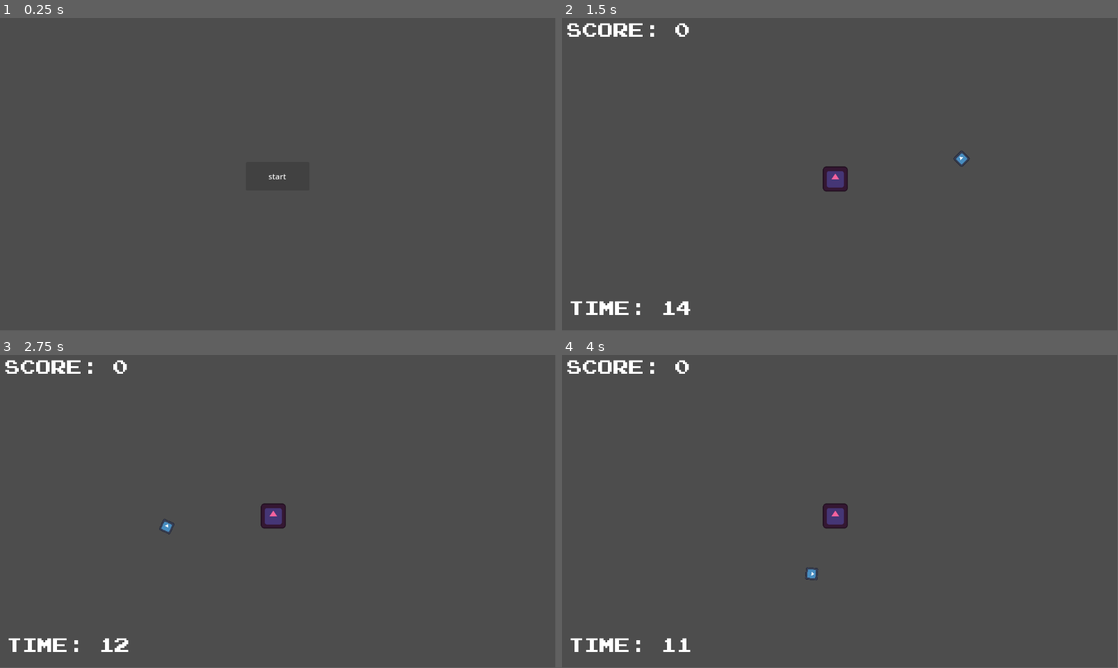
Above: before the commit, frames 1-4 (two rows, left to right).
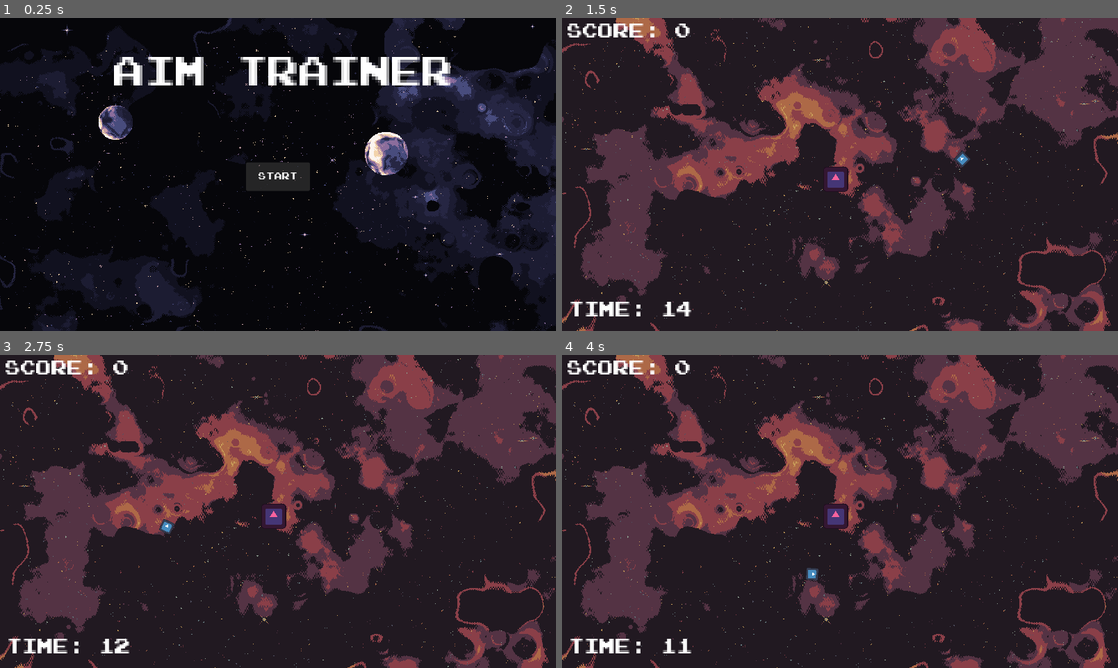
Above: after the commit, the same moments.

Repository: DarkHybrid/Aim-Trainer
Game: Godot game, scene res://init.tscn
The game is run twice, just before and just after one commit, with the same random seed, the same clock (stepped at 60 frames per second) and the same inputs. The engine's default icon, where the game draws it, is replaced by a stand-in: a white triangle on a blue panel in a dark square.
Inputs (mouse positions are in pixels of both pictures, inside the frame that each line leads up to):
- Up to frame 1 (0.25 s): no input
- Up to frame 2 (1.5 s): click "start" (after the commit: "START") at 0.5 s; tap Enter at 1.25 s; move the mouse to (962, 158) at 1.27 s; click (962, 158) at 1.35 s
- Up to frame 3 (2.75 s): tap Space at 2 s; move the mouse to (166, 527) at 2.02 s; click (166, 527) at 2.1 s
- Up to frame 4 (4 s): move the mouse to (895, 442) at 2.77 s; click (895, 442) at 2.85 s; tap Enter at 3.5 s; move the mouse to (812, 574) at 3.52 s; click (812, 574) at 3.6 s
In our replay, the window is 799x449 before the commit and 800x450 after it. These sizes can differ from the game's own. Grey fills any space a smaller window leaves; there, only what the larger window draws over its background counts as a difference.

The runs differ from the first frame. In frame 1, 99% of the frame differs, in the area x 0-100%, y 0-100%; in frame 2, 99%; in frame 3, 99%; in frame 4, 99%.

Commit message:
Major update
polish and dynamic

Diff:
--- a/endscreen.tscn
+++ b/endscreen.tscn
@@ -1,11 +1,17 @@
-[gd_scene load_steps=3 format=3 uid="uid://cd51xv5fn016i"]
+[gd_scene load_steps=5 format=3 uid="uid://cd51xv5fn016i"]
 
-[ext_resource type="Script" path="res://endscreen.gd" id="1_kfir6"]
+[ext_resource type="Script" path="res://scripts/endscreen.gd" id="1_kfir6"]
 [ext_resource type="FontFile" uid="uid://bkxy3l4hhwk1b" path="res://nintendo-nes-font.ttf" id="2_wjc35"]
+[ext_resource type="Texture2D" uid="uid://dewe1465dhat7" path="res://backgrounds/endscreen.png" id="2_xjpm5"]
+[ext_resource type="Script" path="res://scripts/Title.gd" id="4_blxhs"]
 
 [node name="endscreen" type="Node2D"]
 texture_filter = 1
 script = ExtResource("1_kfir6")
+
+[node name="bg" type="Sprite2D" parent="."]
+texture = ExtResource("2_xjpm5")
+centered = false
 
 [node name="score" type="Label" parent="."]
 texture_filter = 1
@@ -15,6 +21,7 @@
 offset_bottom = 88.0
 scale = Vector2(3.995, 3.995)
 theme_override_fonts/font = ExtResource("2_wjc35")
+script = ExtResource("4_blxhs")
 
 [node name="MainMenu" type="Button" parent="."]
 anchors_preset = 4
--- a/globals.gd
+++ /dev/null
@@ -1,6 +0,0 @@
-extends Node
-
-var shot : bool
-
-var score = 0
-var time : float
--- a/main.tscn
+++ b/main.tscn
@@ -1,8 +1,26 @@
-[gd_scene load_steps=2 format=3 uid="uid://c5vpdw2pi1lv5"]
+[gd_scene load_steps=4 format=3 uid="uid://c5vpdw2pi1lv5"]
 
 [ext_resource type="PackedScene" uid="uid://bvk6o6leaue0x" path="res://mainmenu.tscn" id="1_6274r"]
+[ext_resource type="Texture2D" uid="uid://d3q4gydka7wef" path="res://backgrounds/menu2.png" id="1_p5w8p"]
+[ext_resource type="Script" path="res://scripts/menubg.gd" id="2_vmof5"]
 
 [node name="main" type="Node2D"]
+
+[node name="bgmovement" type="Node2D" parent="."]
+
+[node name="bg1" type="Sprite2D" parent="bgmovement"]
+texture = ExtResource("1_p5w8p")
+centered = false
+hframes = 2
+script = ExtResource("2_vmof5")
+
+[node name="bg2" type="Sprite2D" parent="bgmovement"]
+position = Vector2(1152, 0)
+texture = ExtResource("1_p5w8p")
+centered = false
+hframes = 2
+frame = 1
+script = ExtResource("2_vmof5")
 
 [node name="Control" parent="." instance=ExtResource("1_6274r")]
 anchors_preset = 0
--- a/mainmenu.tscn
+++ b/mainmenu.tscn
@@ -1,6 +1,9 @@
-[gd_scene load_steps=2 format=3 uid="uid://bvk6o6leaue0x"]
+[gd_scene load_steps=5 format=3 uid="uid://bvk6o6leaue0x"]
 
 [ext_resource type="Script" path="res://scripts/Start.gd" id="1_ibl1n"]
+[ext_resource type="FontFile" uid="uid://bkxy3l4hhwk1b" path="res://nintendo-nes-font.ttf" id="2_hr2fg"]
+[ext_resource type="Script" path="res://scripts/Title.gd" id="3_ehwqy"]
+[ext_resource type="AudioStream" uid="uid://etngdjih1ijh" path="res://music/menuloop.mp3" id="4_k7kkp"]
 
 [node name="Control" type="Control"]
 layout_mode = 3
@@ -19,7 +22,24 @@
 offset_bottom = 358.0
 grow_horizontal = 2
 grow_vertical = 2
-text = "start"
+text = "START
+"
 script = ExtResource("1_ibl1n")
 
+[node name="Title" type="Label" parent="."]
+texture_filter = 1
+layout_mode = 0
+offset_left = 236.0
+offset_top = 80.0
+offset_right = 412.0
+offset_bottom = 103.0
+scale = Vector2(3.995, 3.995)
+theme_override_fonts/font = ExtResource("2_hr2fg")
+text = "AIM TRAINER"
+script = ExtResource("3_ehwqy")
+
+[node name="menumusic" type="AudioStreamPlayer" parent="."]
+stream = ExtResource("4_k7kkp")
+autoplay = true
+
 [connection signal="pressed" from="Button" to="Button" method="_on_pressed"]
--- a/project.godot
+++ b/project.godot
@@ -13,12 +13,24 @@
 config/name="Aim Traniner"
 run/main_scene="res://init.tscn"
 config/features=PackedStringArray("4.2", "Forward Plus")
+boot_splash/bg_color=Color(0, 0, 0, 1)
+boot_splash/image="res://splash.png"
 config/icon="res://icon.svg"
+boot_splash/minimum_display_time=500
 
 [autoload]
 
 Screen="*res://scripts/screen.gd"
-Globals="*res://globals.gd"
+Globals="*res://scripts/globals.gd"
+Options="*res://scripts/options.gd"
+
+[display]
+
+window/stretch/mode="canvas_items"
+
+[gui]
+
+theme/custom_font="res://nintendo-nes-font.ttf"
 
 [input]
 
@@ -27,3 +39,12 @@
 "events": [Object(InputEventMouseButton,"resource_local_to_scene":false,"resource_name":"","device":-1,"window_id":0,"a …(253 unchanged characters)…
 ]
 }
+toggle_fullscreen={
+"deadzone": 0.5,
+"events": [Object(InputEventKey,"resource_local_to_scene":false,"resource_name":"","device":-1,"window_id":0,"alt_pressed":false,"shift_pressed":false,"ctrl_pressed":false,"meta_pressed":false,"pressed":false,"keycode":0,"physical_keycode":4194335,"key_label":0,"unicode":0,"echo":false,"script":null)
+]
+}
+
+[rendering]
+
+textures/canvas_textures/default_texture_filter=0
--- /dev/null
+++ b/scripts/Title.gd
@@ -0,0 +1,12 @@
+extends Label
+@onready var globals = get_node("/root/Globals")
+
+# Called when the node enters the scene tree for the first time.
+func _ready():
+	pass # Replace with function body.
+
+
+# Called every frame. 'delta' is the elapsed time since the previous frame.
+func _process(delta):
+	position.y += sin(globals.time) / 6
+	pass
--- /dev/null
+++ b/scripts/globals.gd
@@ -0,0 +1,19 @@
+extends Node
+
+var shot : bool
+
+var score = 0
+var time : float
+
+
+const bgTextures = [preload("res://backgrounds/shootingrange1.png"), preload("res://backgrounds/shootingrange2.png"), preload("res://backgrounds/shootingrange3.png"), preload("res://backgrounds/shootingrange4.png"), preload("res://backgrounds/shootingrange5.png")]
+
+
+
+# Called when the node enters the scene tree for the first time.
+func _ready():
+	var bg = randi_range(0, bgTextures.size() - 1)
+
+
+func _physics_process(delta):
+	time +=0.05
--- /dev/null
+++ b/scripts/menubg.gd
@@ -0,0 +1,17 @@
+extends Sprite2D
+
+@export var scroll_speed = -1
+
+var scrollSpeed = scroll_speed
+
+# Called when the node enters the scene tree for the first time.
+func _ready():
+	pass # Replace with function body.
+
+
+# Called every frame. 'delta' is the elapsed time since the previous frame.
+func _process(delta):
+	position.x += scrollSpeed
+	if position.x < -1152: #1152 is screen width
+		position.x = 1150
+	pass
--- /dev/null
+++ b/scripts/options.gd
@@ -0,0 +1,5 @@
+extends Node
+var config = ConfigFile.new()
+
+func _ready():
+	config.set_value("options", "spinning_cursor", false)
--- a/scripts/screen.gd
+++ b/scripts/screen.gd
@@ -2,3 +2,11 @@
 
 var screen_width = 1152
 var screen_height = 648
+
+
+func _physics_process(delta):
+	if Input.is_action_just_pressed("toggle_fullscreen"):
+		if DisplayServer.window_get_mode() == DisplayServer.WINDOW_MODE_FULLSCREEN:
+			DisplayServer.window_set_mode(DisplayServer.WINDOW_MODE_WINDOWED)
+		else:
+			DisplayServer.window_set_mode(DisplayServer.WINDOW_MODE_FULLSCREEN)
--- /dev/null
+++ b/scripts/shooting_range.gd
@@ -0,0 +1,21 @@
+extends Node2D
+
+@onready var globals = get_node("/root/Globals")
+
+# Called when the node enters the scene tree for the first time.
+func _ready():
+	globals.score = 0
+	pass # Replace with function body.
+
+
+# Called every frame. 'delta' is the elapsed time since the previous frame.
+func _process(delta):
+	queue_redraw()
+	pass
+
+
+func _on_timer_timeout():
+	get_tree().change_scene_to_file("res://endscreen.tscn")
+
+func _draw():
+	draw_line($cursor.position, $target.position, Color.RED)
--- /dev/null
+++ b/scripts/shootingrangeBG.gd
@@ -0,0 +1,15 @@
+extends Sprite2D
+
+const bgTextures = [preload("res://backgrounds/shootingrange1.png"), preload("res://backgrounds/shootingrange2.png"), preload("res://backgrounds/shootingrange3.png"), preload("res://backgrounds/shootingrange4.png"), preload("res://backgrounds/shootingrange5.png")]
+
+
+
+# Called when the node enters the scene tree for the first time.
+func _ready():
+	var bg = randi_range(0, bgTextures.size() - 1)
+	texture = bgTextures[bg]
+	pass
+
+# Called every frame. 'delta' is the elapsed time since the previous frame.
+func _process(delta):
+	pass
--- a/shooting_range.gd
+++ /dev/null
@@ -1,18 +0,0 @@
-extends Node2D
-
-@onready var globals = get_node("/root/Globals")
-
-# Called when the node enters the scene tree for the first time.
-func _ready():
-	globals.score = 0
-	globals
-	pass # Replace with function body.
-
-
-# Called every frame. 'delta' is the elapsed time since the previous frame.
-func _process(delta):
-	pass
-
-
-func _on_timer_timeout():
-	get_tree().change_scene_to_file("res://endscreen.tscn")
--- a/shooting_range.tscn
+++ b/shooting_range.tscn
@@ -1,14 +1,19 @@
-[gd_scene load_steps=7 format=3 uid="uid://co1bqli300oma"]
+[gd_scene load_steps=8 format=3 uid="uid://co1bqli300oma"]
 
-[ext_resource type="Script" path="res://shooting_range.gd" id="1_42342"]
+[ext_resource type="Script" path="res://scripts/shooting_range.gd" id="1_42342"]
 [ext_resource type="PackedScene" uid="uid://ow7101idlpsf" path="res://cursor.tscn" id="1_ouqnn"]
 [ext_resource type="PackedScene" uid="uid://1p0gdp3fmd40" path="res://target.tscn" id="2_42usk"]
+[ext_resource type="Script" path="res://scripts/shootingrangeBG.gd" id="2_n33gg"]
 [ext_resource type="FontFile" uid="uid://bkxy3l4hhwk1b" path="res://nintendo-nes-font.ttf" id="3_u07df"]
-[ext_resource type="Script" path="res://score.gd" id="4_ev6c4"]
-[ext_resource type="Script" path="res://time.gd" id="6_a1bl2"]
+[ext_resource type="Script" path="res://scripts/score.gd" id="4_ev6c4"]
+[ext_resource type="Script" path="res://scripts/time.gd" id="6_a1bl2"]
 
 [node name="shooting range" type="Node2D"]
 script = ExtResource("1_42342")
+
+[node name="bg" type="Sprite2D" parent="."]
+centered = false
+script = ExtResource("2_n33gg")
 
 [node name="target" parent="." instance=ExtResource("2_42usk")]
 position = Vector2(567, 334)
Binary file added: backgrounds/endscreen.png
Not shown, added: backgrounds/endscreen.png.import
Binary file added: backgrounds/menu.png
Not shown, added: backgrounds/menu.png.import
Binary file added: backgrounds/menu2.png
Not shown, added: backgrounds/menu2.png.import
Binary file added: backgrounds/shootingrange1.png
Not shown, added: backgrounds/shootingrange1.png.import
Binary file added: backgrounds/shootingrange2.png
Not shown, added: backgrounds/shootingrange2.png.import
Binary file added: backgrounds/shootingrange3.png
Not shown, added: backgrounds/shootingrange3.png.import
(and 12 more such lines)
